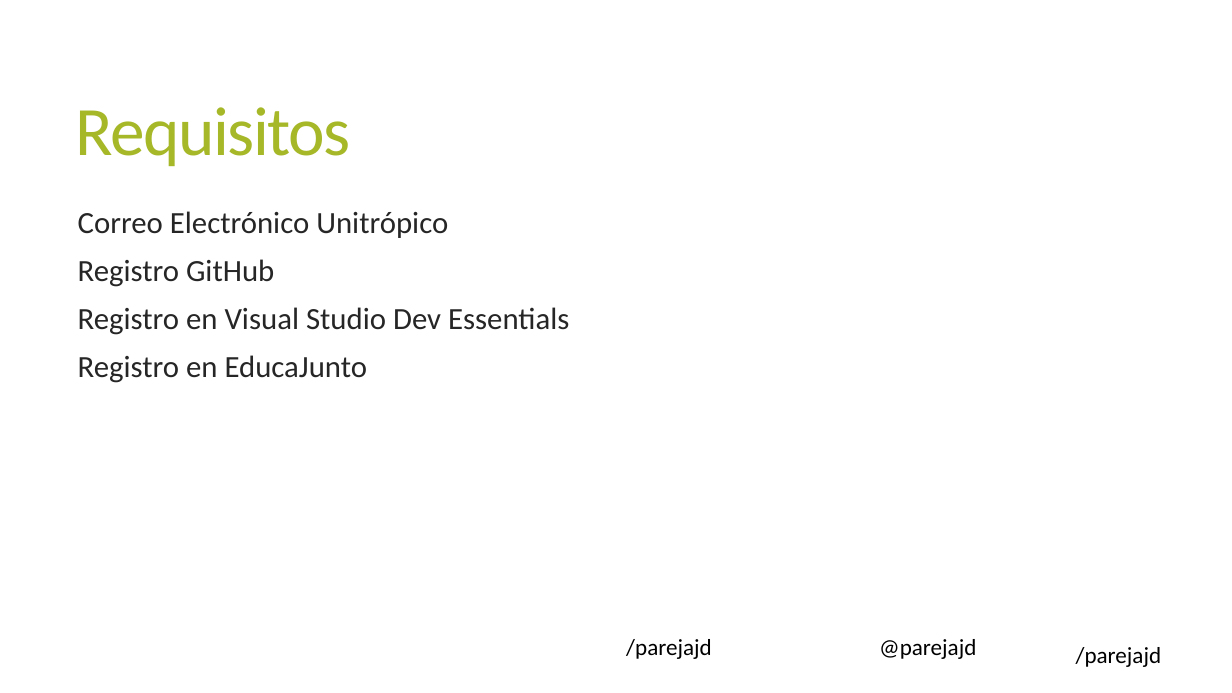
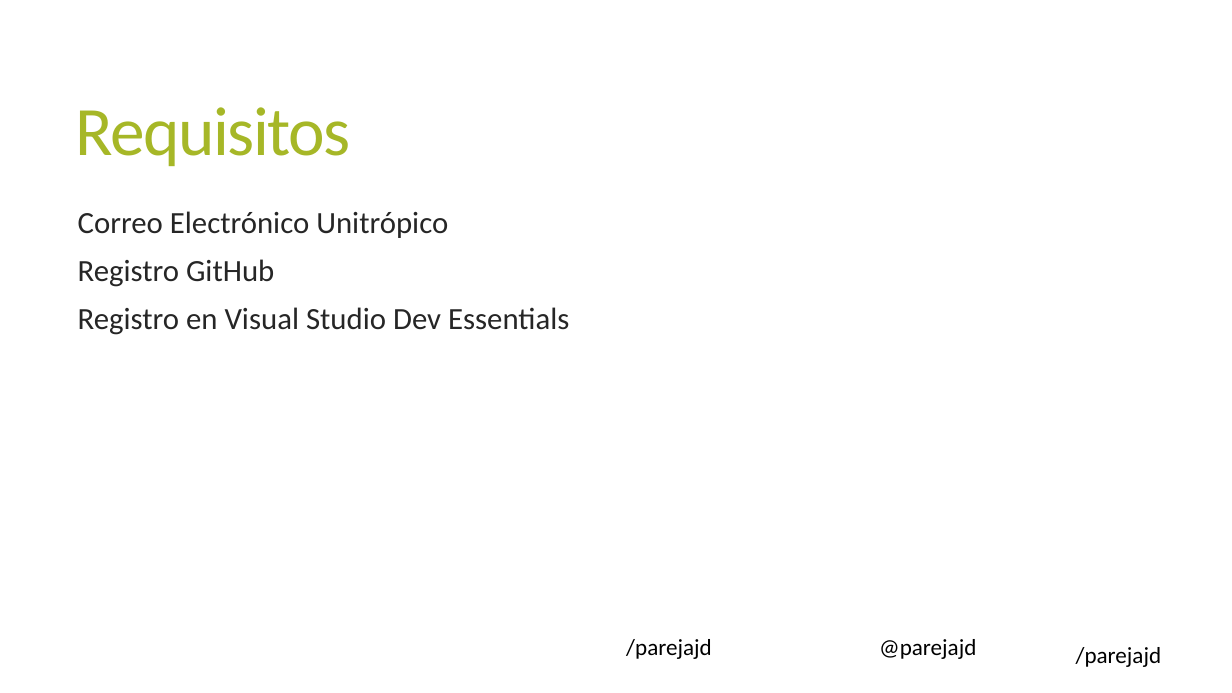
Before and after one commit to Andresrodriguez99/CursoProgramacionEstructurada, a slide deck: slide 4 of Presentaciones/0 - Presentación General.pptx (slide 3 before the commit). Drawn at 1232x693 pixels with LibreOffice and Linux fonts; fonts in the diff are those of the drawing; background and template pictures are left out. Boxes give left, top, right and bottom in pixels: in the first picture for what was removed or moved away, otherwise in the second. Text is boxed around its words. In the diff, an @@ line names an element or a change of style, - is before the commit and + after.

```diff
--- a/Presentaciones/0 - Presentación General.pptx
+++ b/Presentaciones/0 - Presentación General.pptx
@@ text at (78,355,368,383): paragraph removed @@
-Registro en EducaJunto
```
Also in this commit, not shown: 1 slide added, 53 other files.
